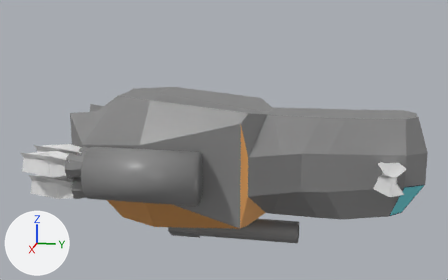
The FBX model Assets/Model/QuickShip.fbx: old version first, new version second.
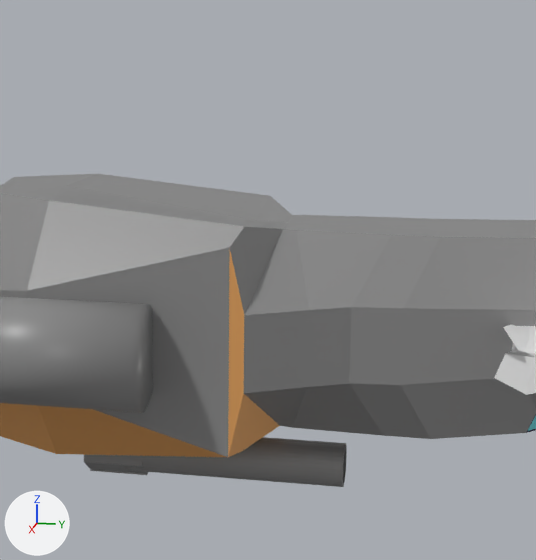
There are two pictures of each version: one whole from a camera (50 mm lens) standing at (7.9, 2.14, 2.21) and looking at (0.02, 0.56, 0.24), one close up on the part from 28% to 88% of the width and 0% to 100% of the height. Every picture has the same lights, and +X, +Y and +Z are marked at lower left.

Objects in the first close-up: 'Cannon', 'FrontLeft', 'ShipBody.001'.
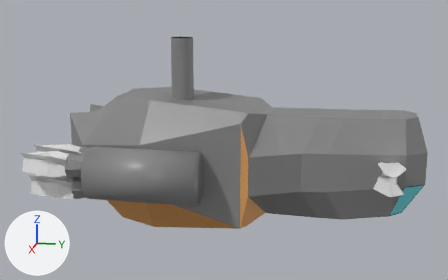
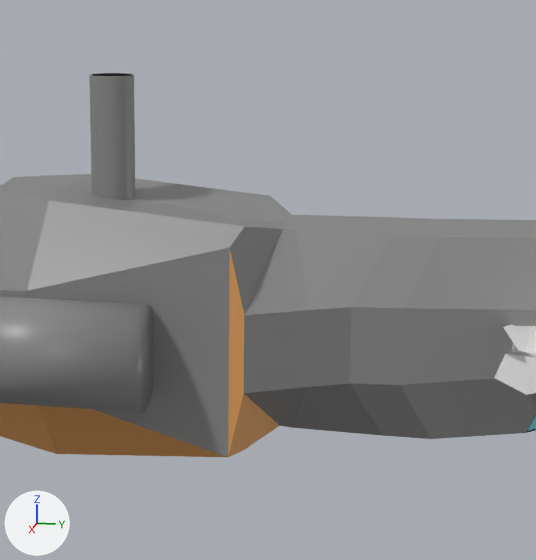
Changed parts and their boxes (x1, y1, x2, y2) in the close-ups (536 x 560 px):
'Cannon', reshaped, moved
    before: (84, 437, 347, 487)
    after: (89, 73, 135, 200)

Patch to the scene script:
```diff
--- a/Assets/Model/QuickShip.fbx.py
+++ b/Assets/Model/QuickShip.fbx.py
@@ me_cube_012 @@
 me_cube_012.from_pydata(...)  # 144 vertices, 80 faces; spans x -0.17..0.17, y -0.2..1.58, z -0.18..0.15
 # used by ob_cannon; location = (0.0, 0.0, -1.0)
+# me_cube_012 part 1: the whole mesh is multiplied about the mesh origin by the matrix ((-1.0, 0.0, 0.0), (0.0, 0.0, 1.0), (0.0, 1.0, 0.0))
 me_cube_012.materials.append(mat_material)
@@ ob_cannon @@
 ob_cannon = bpy.data.objects.new('Cannon', me_cube_012)
-ob_cannon.location = (0.0, 0.0, -1.0)
+ob_cannon.location = (0.0, 0.0, 0.0)
```
